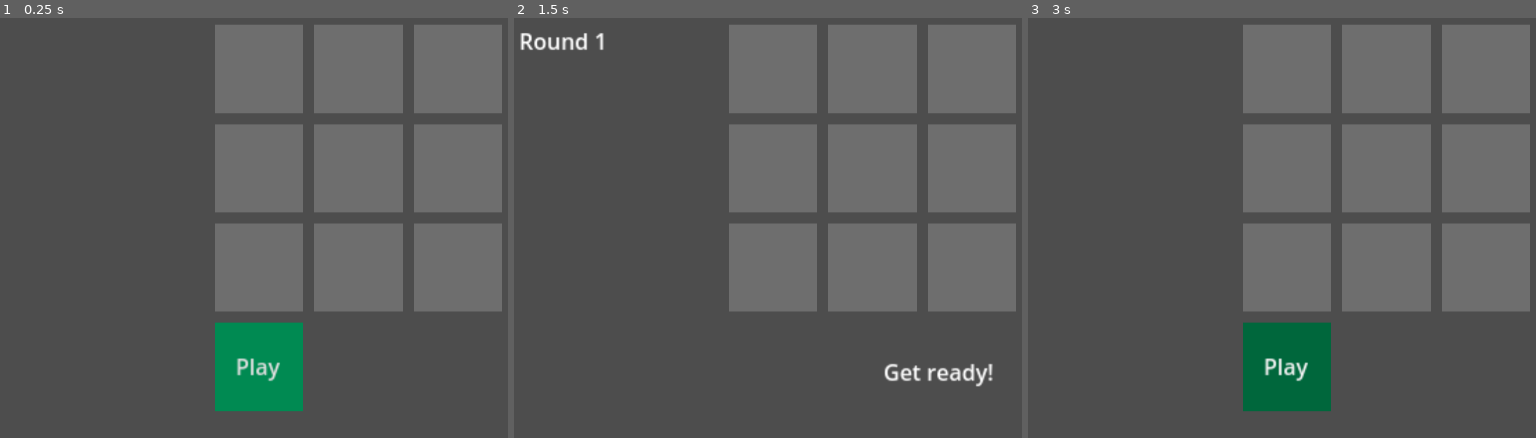
Above: before the commit, frames 1-3 (left to right).
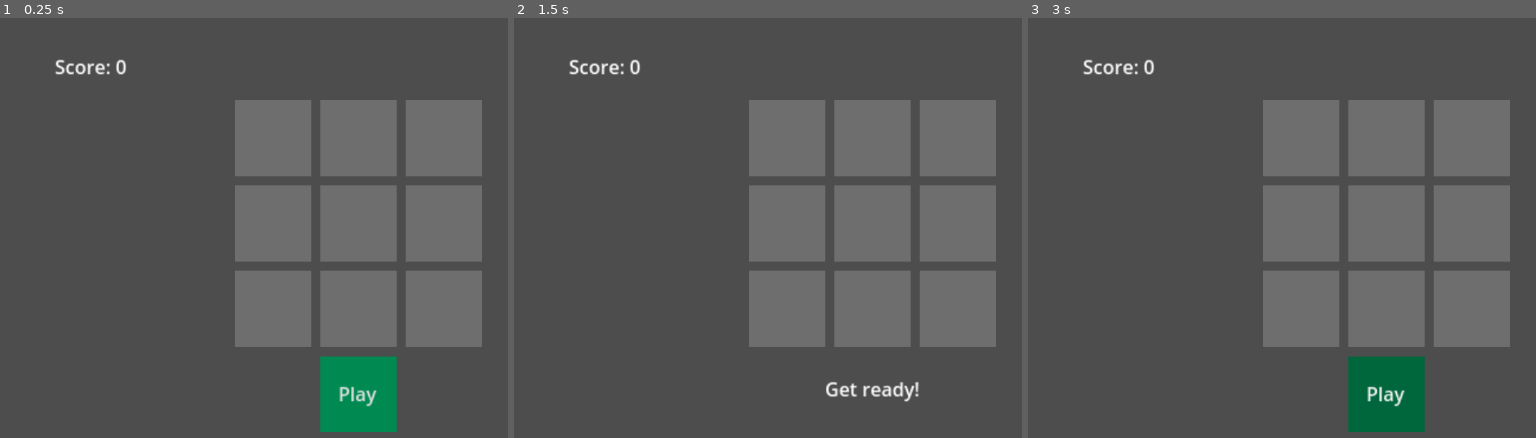
Above: after the commit, the same moments.

Repository: ethan-berkowitz/memoryGame
Game: Godot game, scene res://scenes/game.tscn
The game is run twice, just before and just after one commit, with the same random seed, the same clock (stepped at 60 frames per second) and the same inputs.
Inputs:
- Up to frame 1 (0.25 s): no input
- Up to frame 2 (1.5 s): click "Play" at 0.5 s; tap Enter at 1.25 s; tap C (C) at 1.35 s
- Up to frame 3 (3 s): tap R (R) at 1.55, 2.85 s; click "Play" at 2 s; tap Space at 2.75 s

The runs differ from the first frame. In frame 1, 29% of the frame differs, in the area x 10-99%, y 1-99%; in frame 2, 24%; in frame 3, 29%.

Commit message:
correct pattern is highlighted green

Diff:
--- a/scenes/game.tscn
+++ b/scenes/game.tscn
@@ -21,60 +21,63 @@
 
 [node name="Button1" parent="Main/GridButtons" instance=ExtResource("1_j75om")]
 offset_left = -104.0
-offset_top = -144.0
+offset_top = -104.0
 offset_right = -40.0
-offset_bottom = -80.0
+offset_bottom = -40.0
 
 [node name="Button2" parent="Main/GridButtons" instance=ExtResource("1_j75om")]
 offset_left = -32.0
-offset_top = -144.0
+offset_top = -104.0
 offset_right = 32.0
-offset_bottom = -80.0
+offset_bottom = -40.0
 
 [node name="Button3" parent="Main/GridButtons" instance=ExtResource("1_j75om")]
 offset_left = 40.0
-offset_top = -144.0
+offset_top = -104.0
 offset_right = 104.0
-offset_bottom = -80.0
+offset_bottom = -40.0
 
 [node name="Button4" parent="Main/GridButtons" instance=ExtResource("1_j75om")]
 offset_left = -104.0
-offset_top = -72.0
+offset_top = -32.0
 offset_right = -40.0
-offset_bottom = -8.0
+offset_bottom = 32.0
 
 [node name="Button5" parent="Main/GridButtons" instance=ExtResource("1_j75om")]
 offset_left = -32.0
-offset_top = -72.0
+offset_top = -32.0
 offset_right = 32.0
-offset_bottom = -8.0
+offset_bottom = 32.0
 
 [node name="Button6" parent="Main/GridButtons" instance=ExtResource("1_j75om")]
 offset_left = 40.0
-offset_top = -72.0
+offset_top = -32.0
 offset_right = 104.0
-offset_bottom = -8.0
+offset_bottom = 32.0
 
 [node name="Button7" parent="Main/GridButtons" instance=ExtResource("1_j75om")]
 offset_left = -104.0
+offset_top = 40.0
 offset_right = -40.0
-offset_bottom = 64.0
+offset_bottom = 104.0
 
 [node name="Button8" parent="Main/GridButtons" instance=ExtResource("1_j75om")]
 offset_left = -32.0
+offset_top = 40.0
 offset_right = 32.0
-offset_bottom = 64.0
+offset_bottom = 104.0
 
 [node name="Button9" parent="Main/GridButtons" instance=ExtResource("1_j75om")]
 offset_left = 40.0
+offset_top = 40.0
 offset_right = 104.0
-offset_bottom = 64.0
+offset_bottom = 104.0
 
 [node name="PlayButton" type="Button" parent="Main"]
-offset_left = -104.0
-offset_top = 72.0
-offset_right = -40.0
-offset_bottom = 136.0
+offset_left = -32.0
+offset_top = 112.0
+offset_right = 32.0
+offset_bottom = 176.0
 focus_mode = 0
 theme_override_styles/normal = SubResource("StyleBoxFlat_fvhv3")
 theme_override_styles/hover = SubResource("StyleBoxFlat_v4rtc")
@@ -83,16 +86,16 @@
 [node name="Labels" type="Node" parent="Main"]
 
 [node name="StatusLabel" type="Label" parent="Main/Labels"]
-offset_left = 8.0
-offset_top = 96.0
-offset_right = 96.0
-offset_bottom = 122.0
+offset_left = -40.0
+offset_top = 128.0
+offset_right = 48.0
+offset_bottom = 154.0
 
-[node name="RoundLabel" type="Label" parent="Main/Labels"]
+[node name="ScoreLabel" type="Label" parent="Main/Labels"]
 offset_left = -256.0
 offset_top = -144.0
 offset_right = -168.0
 offset_bottom = -118.0
 
 [node name="Camera2D" type="Camera2D" parent="."]
-zoom = Vector2(1.99, 1.99)
+zoom = Vector2(1.71, 1.71)
--- a/scripts/main.gd
+++ b/scripts/main.gd
@@ -13,19 +13,26 @@
 @onready var play_button: Button = $PlayButton
 
 @onready var status_label: Label = $Labels/StatusLabel
-@onready var round_label: Label = $Labels/RoundLabel
+@onready var round_label: Label = $Labels/ScoreLabel
 
 # General
 const	grid_size := 9
-enum	states {START, ROUND_START, GAMEOVER, SETUP_INPUT, CHECK_INPUT, DISPLAY, ADD_RANDOM_PATTERN}
+enum	states {START,
+				ROUND_START,
+				ADD_RANDOM_PATTERN,
+				DISPLAY,
+				SETUP_INPUT,
+				CHECK_INPUT,
+				CORRECT_PATTERN,
+				GAMEOVER}
 var		buttons: Array[Button] = []
 var		rng := RandomNumberGenerator.new()
-var		round_num := 1
+var		score := 0
 var		state := states.START
+var		timer := 0.0
 
 # Round Start
 var		round_start_rate := 1
-var		round_start_timer := 0.0
 
 # Display
 enum	ds_states {START, DISPLAY_TIMER, IN_BETWEEN, LAST_TIMER}
@@ -33,7 +40,7 @@
 var		display_rate := 1
 var		display_in_between_rate := 0.1
 var		display_last_rate := 1.5
-var		ds_timer := 0.0
+var		correct_pattern_rate := 0.5
 
 # Patterns
 var		patterns = []
@@ -43,7 +50,8 @@
 # Colors
 const		col_pressed := Color.WHITE
 const		col_wrong := Color.INDIAN_RED
-const		col_correct := Color.GRAY
+const		col_reveal := Color.GRAY
+const		col_correct := Color.SEA_GREEN
 const		col_normal := Color(0.431, 0.431, 0.431)
 
 func _ready():
@@ -51,16 +59,6 @@
 	buttons = [b1, b2, b3, b4, b5, b6, b7, b8, b9]
 	all_clickable(false)
 
-func set_one_button_color(button: Button, color: Color):
-	var style_dup := button.get_theme_stylebox("pressed").duplicate()
-	style_dup.bg_color = color
-	button.add_theme_stylebox_override("pressed", style_dup)
-
-func set_all_button_colors(color: Color):
-	for button in buttons:
-		var style_dup := button.get_theme_stylebox("pressed").duplicate()
-		style_dup.bg_color = color
-		button.add_theme_stylebox_override("pressed", style_dup)
 
 func _process(delta):
 	if Input.is_action_just_pressed("R"):
@@ -69,6 +67,7 @@
 	match state:
 		states.START:
 			play_button.text = "Play"
+			round_label.text = "Score: " + str(score)
 			if play_button.button_pressed or Input.is_action_just_pressed("C"):
 				play_button.hide()
 				state = states.ROUND_START
@@ -76,12 +75,12 @@
 			all_clickable(false)
 			set_all_button_colors(col_pressed)
 			status_label.text = "Get ready!"
-			round_label.text = "Round " + str(round_num)
+			round_label.text = "Score: " + str(score)
 			patterns_index = 0
 			disable_pattern()
-			round_start_timer += delta
-			if round_start_timer >= round_start_rate:
-				round_start_timer = 0
+			timer += delta
+			if timer >= round_start_rate:
+				timer = 0
 				state = states.ADD_RANDOM_PATTERN
 		states.ADD_RANDOM_PATTERN:
 			status_label.text = ""
@@ -97,6 +96,15 @@
 			state = states.CHECK_INPUT
 		states.CHECK_INPUT:
 			check_player_input()
+		states.CORRECT_PATTERN:
+			timer += delta
+			if timer >= correct_pattern_rate:
+				timer = 0
+				if patterns_index < patterns.size():
+					state = states.SETUP_INPUT
+				else:
+					score += 1
+					state = states.ROUND_START
 		states.GAMEOVER:
 			all_clickable(false)
 			play_button.text = "Restart"
@@ -106,10 +114,10 @@
 				reset_game()
 
 func display_patterns(delta):
-	ds_timer += delta
+	timer += delta
 	match ds_state:
 		ds_states.START:
-			ds_timer = 0
+			timer = 0
 			patterns_index = 0
 			activate_pattern(patterns[patterns_index])
 			if patterns.size() == 1:
@@ -117,13 +125,13 @@
 			else:
 				ds_state = ds_states.DISPLAY_TIMER
 		ds_states.DISPLAY_TIMER:
-			if ds_timer >= display_rate:
-				ds_timer = 0
+			if timer >= display_rate:
+				timer = 0
 				disable_pattern()
 				ds_state = ds_states.IN_BETWEEN
 		ds_states.IN_BETWEEN:
-			if ds_timer >= display_in_between_rate:
-				ds_timer = 0
+			if timer >= display_in_between_rate:
+				timer = 0
 				patterns_index += 1
 				activate_pattern(patterns[patterns_index])
 				if patterns_index == patterns.size() - 1:
@@ -131,14 +139,14 @@
 				else:
 					ds_state = ds_states.DISPLAY_TIMER
 		ds_states.LAST_TIMER:
-			if ds_timer >= display_last_rate:
-				ds_timer = 0
+			if timer >= display_last_rate:
+				timer = 0
 				patterns_index = 0
 				ds_state = ds_states.START
 				state = states.SETUP_INPUT
 
 func reset_game():
-	round_num = 1
+	score = 0
 	patterns.clear()
 	state = states.ROUND_START
 
@@ -154,21 +162,24 @@
 				set_one_button_color(buttons[i], col_pressed)
 				if num_correct == current_pattern_size:
 					patterns_index += 1
-					if patterns_index < patterns.size():
-						state = states.SETUP_INPUT
-					else:
-						round_num += 1
-						state = states.ROUND_START
+					highlight_correct_pattern()
+					state = states.CORRECT_PATTERN
+					break
 			else:
 				set_one_button_color(buttons[i], col_wrong)
 				reveal_correct_pattern()
 				state = states.GAMEOVER
 				break
 
+func highlight_correct_pattern():
+	for button in buttons:
+		if button.button_pressed:
+			set_one_button_color(button, col_correct)
+
 func reveal_correct_pattern():
 	for i in grid_size:
 		if patterns[patterns_index][i] and !buttons[i].button_pressed:
-			set_one_button_color(buttons[i], col_correct)
+			set_one_button_color(buttons[i], col_reveal)
 			buttons[i].button_pressed = true
 
 func get_pattern_size():
@@ -177,7 +188,6 @@
 		if p:
 			size += 1
 	return size
-
 
 func all_clickable(status):
 	for b in buttons:
@@ -208,3 +218,14 @@
 	for i in grid_size:
 		buttons[i].button_pressed = true
 		buttons[i].button_pressed = false
+
+func set_one_button_color(button: Button, color: Color):
+	var style_dup := button.get_theme_stylebox("pressed").duplicate()
+	style_dup.bg_color = color
+	button.add_theme_stylebox_override("pressed", style_dup)
+
+func set_all_button_colors(color: Color):
+	for button in buttons:
+		var style_dup := button.get_theme_stylebox("pressed").duplicate()
+		style_dup.bg_color = color
+		button.add_theme_stylebox_override("pressed", style_dup)
